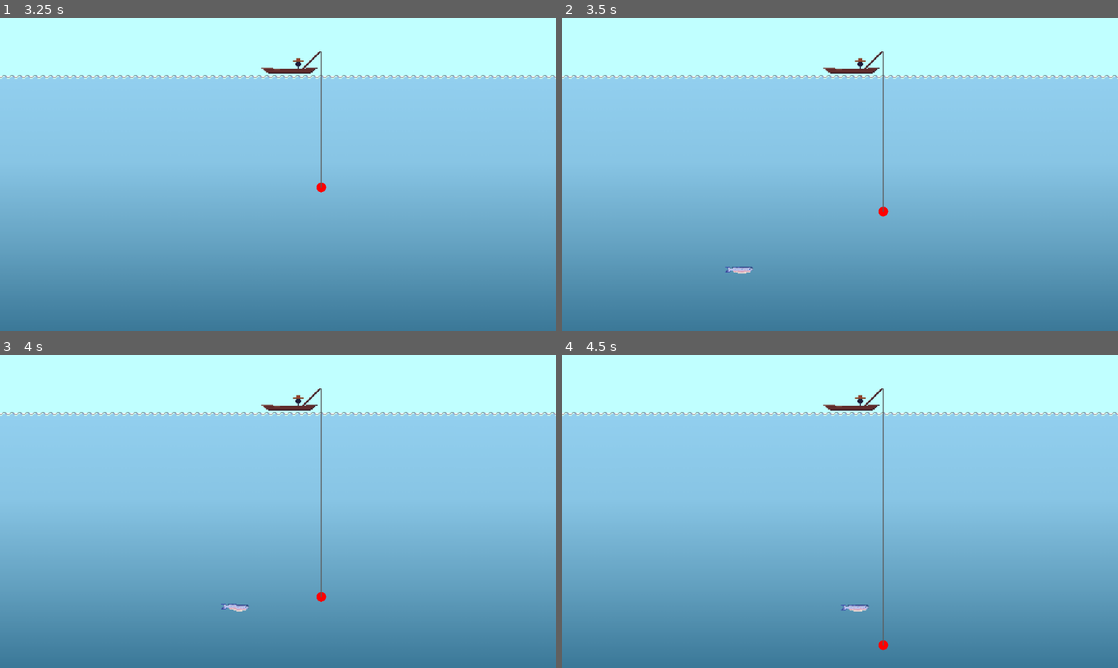
Above: before the commit, frames 1-4 (two rows, left to right).
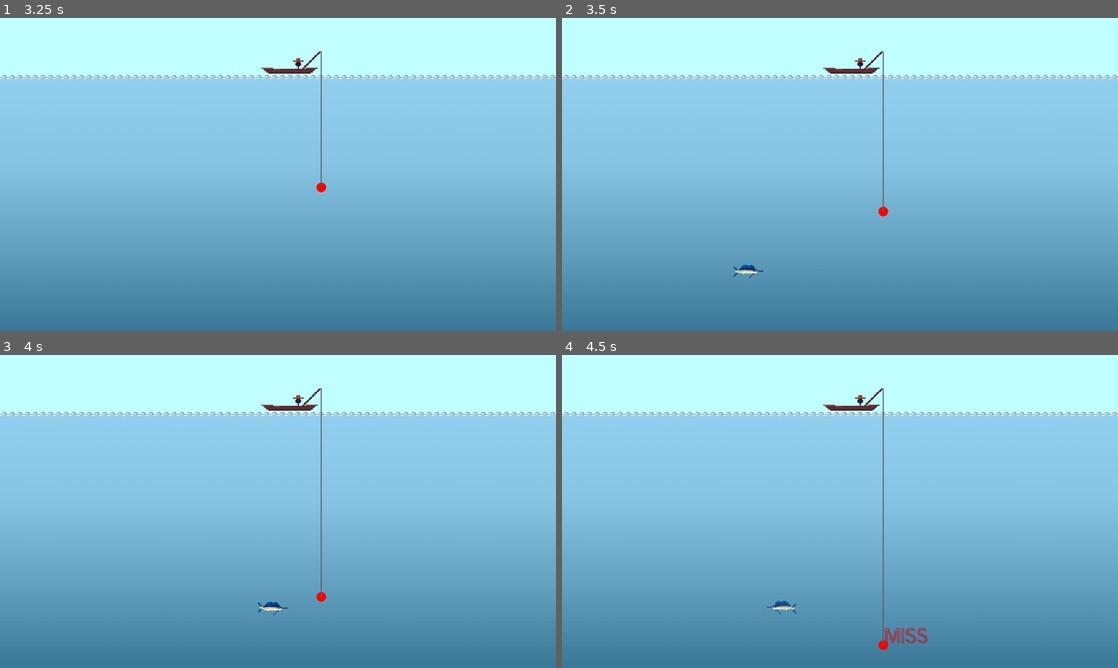
Above: after the commit, the same moments.

Repository: Gugaapo/fishing_game
Game: Godot game, scene res://scenes/main_menu.tscn
The game is run twice, just before and just after one commit, with the same random seed, the same clock (stepped at 60 frames per second) and the same inputs.
Inputs:
- Up to frame 1 (3.25 s): click "Events" at 0.5 s; click "Sail here" at 1.25 s; tap Enter (ui_accept) at 2, 2.27, 3.02 s; hold Right (ui_right) 2.03-2.78 s; tap Z (fish) at 2.1, 3.05 s; tap P at 2.3, 2.85 s; hold Left (ui_left) from 2.78 s (still down)
- Up to frame 2 (3.5 s): keep holding Left (ui_left)
- Up to frame 3 (4 s): release Left (ui_left) at 3.53 s; hold Right (ui_right) from 3.53 s (still down); tap Z (fish) at 3.6 s; tap P at 3.8 s
- Up to frame 4 (4.5 s): keep holding Right (ui_right); tap P at 4.35 s

Frame 1 is identical in both runs. In frame 2, 0.1% of the frame differs, in the area x 29-37%, y 78-84%; in frame 3, 0.2%; in frame 4, 0.4%, in the area x 36-66%, y 78-93%.

Commit message:
its working

Diff:
--- a/scenes/Events_scene/events.tscn
+++ b/scenes/Events_scene/events.tscn
@@ -3,8 +3,6 @@
 [ext_resource type="Texture2D" uid="uid://bxfu7j2rg5g1i" path="res://assets/sprites/MapaPathBase.png" id="1_d7p07"]
 [ext_resource type="Script" path="res://scripts/event_scripts/events.gd" id="1_qsv4e"]
 [ext_resource type="PackedScene" uid="uid://eji6itgxjv8m" path="res://scenes/Events_scene/EventSelectionNode.tscn" id="3_8x6dj"]
-[ext_resource type="PackedScene" path="res://scenes/pause_menu.tscn" id="4_pause"]
-
 [node name="Events" type="Node2D" node_paths=PackedStringArray("search_roots")]
 script = ExtResource("1_qsv4e")
 search_roots = [NodePath("Root"), NodePath("Root2"), NodePath("Root3")]
@@ -36,12 +34,3 @@
 offset_right = 196.0
 offset_bottom = -218.0
 scale = Vector2(3.12398, 3.12398)
-
-[node name="PauseMenu" parent="." instance=ExtResource("4_pause")]
-layout_mode = 1
-offset_left = 70.0
-offset_top = 44.0
-offset_right = 70.0
-offset_bottom = 44.0
-grow_horizontal = 2
-grow_vertical = 2
--- a/scenes/fishing_scene/debug_scene.tscn
+++ b/scenes/fishing_scene/debug_scene.tscn
@@ -1,14 +1,15 @@
-[gd_scene load_steps=13 format=3 uid="uid://cfd2yhkg7texu"]
+[gd_scene load_steps=14 format=3 uid="uid://cfd2yhkg7texu"]
 
 [ext_resource type="Script" path="res://scripts/fishing_scripts/debug_scene_controller.gd" id="1_script"]
 [ext_resource type="Texture2D" uid="uid://bfyc7ntifu2f7" path="res://assets/brackeys_platformer_assets/sprites/world_tileset.png" id="2_xpaf7"]
 [ext_resource type="Script" path="res://scripts/fishing_scripts/FishSpawner.gd" id="3_n6o05"]
-[ext_resource type="PackedScene" uid="uid://bmyu20jeonx3a" path="res://scenes/fishing_scene/fishes/fish_baiacu.tscn" id="4_23wvb"]
+[ext_resource type="PackedScene" uid="uid://b0p1j4pm1s36b" path="res://scenes/fishing_scene/fishes/fish_baiacu.tscn" id="4_23wvb"]
 [ext_resource type="PackedScene" uid="uid://cdnqtebfupj62" path="res://scenes/fishing_scene/boat.tscn" id="5_8rwe7"]
 [ext_resource type="Texture2D" uid="uid://c57ixg36kb8qw" path="res://assets/gradients/gradient.png" id="6_2m4ej"]
+[ext_resource type="PackedScene" uid="uid://bdiusbl1svca8" path="res://scenes/fishing_scene/fishes/fish_espadim.tscn" id="6_2ro5x"]
+[ext_resource type="PackedScene" uid="uid://ddt53s3nxevem" path="res://scenes/fishing_scene/fishes/fish_anglerfish.tscn" id="7_q5ajs"]
 [ext_resource type="PackedScene" uid="uid://lpitcdo7x83b" path="res://scenes/fishing_scene/fishes/fish_sardine.tscn" id="7_sardine"]
 [ext_resource type="AudioStream" uid="uid://i0ajtculjn50" path="res://assets/music/Music_Theme1.wav" id="8_73ynf"]
-[ext_resource type="PackedScene" path="res://scenes/pause_menu.tscn" id="9_pause"]
 
 [sub_resource type="WorldBoundaryShape2D" id="WorldBoundaryShape2D_ttqpa"]
 distance = -11.0
@@ -186,8 +187,8 @@
 [node name="FishSpawner" type="Node2D" parent="."]
 position = Vector2(-1, 131)
 script = ExtResource("3_n6o05")
-fish_scenes = Array[PackedScene]([ExtResource("4_23wvb"), ExtResource("7_sardine")])
-spawn_weights = [2.0, 1.0]
+fish_scenes = Array[PackedScene]([ExtResource("4_23wvb"), ExtResource("7_sardine"), ExtResource("7_q5ajs"), ExtResource("6_2ro5x")])
+spawn_weights = [1.0, 1.0, 1.0, 1.0]
 count = 15
 area_size = Vector2(300, 200)
 
@@ -201,8 +202,3 @@
 [node name="AudioStreamPlayer2D" type="AudioStreamPlayer2D" parent="."]
 stream = ExtResource("8_73ynf")
 autoplay = true
-
-[node name="PauseMenu" parent="." instance=ExtResource("9_pause")]
-layout_mode = 1
-grow_horizontal = 2
-grow_vertical = 2
--- a/scenes/fishing_scene/fishes/fish_anglerfish.tscn
+++ b/scenes/fishing_scene/fishes/fish_anglerfish.tscn
@@ -1,3 +1,44 @@
-[gd_scene format=3 uid="uid://dvh2r78wa5ial"]
+[gd_scene load_steps=7 format=3 uid="uid://ddt53s3nxevem"]
 
-[node name="FishEspadim" type="Node2D"]
+[ext_resource type="Texture2D" uid="uid://b0o3oaadfaw0w" path="res://assets/sprites/anglerfish_spritesheet.png" id="1_60ox8"]
+[ext_resource type="Script" path="res://scripts/fishing_scripts/fish_anglerfish.gd" id="1_g1i2u"]
+
+[sub_resource type="AtlasTexture" id="AtlasTexture_ocxyi"]
+atlas = ExtResource("1_60ox8")
+region = Rect2(0, 0, 32, 32)
+
+[sub_resource type="AtlasTexture" id="AtlasTexture_wsrwp"]
+atlas = ExtResource("1_60ox8")
+region = Rect2(32, 0, 32, 32)
+
+[sub_resource type="SpriteFrames" id="SpriteFrames_oqeec"]
+animations = [{
+"frames": [{
+"duration": 1.0,
+"texture": SubResource("AtlasTexture_ocxyi")
+}, {
+"duration": 1.0,
+"texture": SubResource("AtlasTexture_wsrwp")
+}],
+"loop": true,
+"name": &"default",
+"speed": 5.0
+}]
+
+[sub_resource type="CircleShape2D" id="CircleShape2D_28775"]
+radius = 11.0
+
+[node name="FishAnglerfish" type="Node2D"]
+script = ExtResource("1_g1i2u")
+draw_hitbox = true
+
+[node name="AnimatedSprite2D" type="AnimatedSprite2D" parent="."]
+z_index = 2
+sprite_frames = SubResource("SpriteFrames_oqeec")
+autoplay = "default"
+
+[node name="Hitbox" type="Area2D" parent="AnimatedSprite2D"]
+
+[node name="CollisionShape2D" type="CollisionShape2D" parent="AnimatedSprite2D/Hitbox"]
+position = Vector2(-11, 3)
+shape = SubResource("CircleShape2D_28775")
--- a/scenes/fishing_scene/fishes/fish_baiacu.tscn
+++ b/scenes/fishing_scene/fishes/fish_baiacu.tscn
@@ -1,3 +1,56 @@
-[gd_scene format=3 uid="uid://bmyu20jeonx3a"]
+[gd_scene load_steps=9 format=3 uid="uid://b0p1j4pm1s36b"]
 
-[node name="FishEspadim" type="Node2D"]
+[ext_resource type="Script" path="res://scripts/fishing_scripts/fish_baiacu.gd" id="1_cu4ym"]
+[ext_resource type="Texture2D" uid="uid://1qjgaiywyyqh" path="res://assets/sprites/peixes.png" id="1_h8mfj"]
+
+[sub_resource type="AtlasTexture" id="AtlasTexture_jjuyn"]
+atlas = ExtResource("1_h8mfj")
+region = Rect2(0, 32, 32, 32)
+
+[sub_resource type="AtlasTexture" id="AtlasTexture_ljk8o"]
+atlas = ExtResource("1_h8mfj")
+region = Rect2(32, 32, 32, 32)
+
+[sub_resource type="AtlasTexture" id="AtlasTexture_ok4j0"]
+atlas = ExtResource("1_h8mfj")
+region = Rect2(64, 32, 32, 32)
+
+[sub_resource type="AtlasTexture" id="AtlasTexture_urxuk"]
+atlas = ExtResource("1_h8mfj")
+region = Rect2(96, 32, 32, 32)
+
+[sub_resource type="SpriteFrames" id="SpriteFrames_760vg"]
+animations = [{
+"frames": [{
+"duration": 1.0,
+"texture": SubResource("AtlasTexture_jjuyn")
+}, {
+"duration": 1.0,
+"texture": SubResource("AtlasTexture_ljk8o")
+}, {
+"duration": 1.0,
+"texture": SubResource("AtlasTexture_ok4j0")
+}, {
+"duration": 1.0,
+"texture": SubResource("AtlasTexture_urxuk")
+}],
+"loop": true,
+"name": &"default",
+"speed": 5.0
+}]
+
+[sub_resource type="CircleShape2D" id="CircleShape2D_8m1w3"]
+
+[node name="FishBaiacu" type="Node2D"]
+script = ExtResource("1_cu4ym")
+
+[node name="AnimatedSprite2D" type="AnimatedSprite2D" parent="."]
+z_index = 2
+sprite_frames = SubResource("SpriteFrames_760vg")
+autoplay = "default"
+
+[node name="Hitbox" type="Area2D" parent="AnimatedSprite2D"]
+
+[node name="CollisionShape2D" type="CollisionShape2D" parent="AnimatedSprite2D/Hitbox"]
+position = Vector2(-11, 4)
+shape = SubResource("CircleShape2D_8m1w3")
--- a/scenes/fishing_scene/fishes/fish_base.tscn
+++ b/scenes/fishing_scene/fishes/fish_base.tscn
@@ -45,6 +45,7 @@
 [node name="FishBase" type="Node2D"]
 z_index = 2
 script = ExtResource("1_x14wv")
+draw_hitbox = true
 
 [node name="AnimatedSprite2D" type="AnimatedSprite2D" parent="."]
 sprite_frames = SubResource("SpriteFrames_36fei")
--- a/scenes/fishing_scene/fishes/fish_espadim.tscn
+++ b/scenes/fishing_scene/fishes/fish_espadim.tscn
@@ -1,3 +1,57 @@
-[gd_scene format=3 uid="uid://cmuxta7lkybj5"]
+[gd_scene load_steps=9 format=3 uid="uid://bdiusbl1svca8"]
+
+[ext_resource type="Script" path="res://scripts/fishing_scripts/fish_espadim.gd" id="1_1725d"]
+[ext_resource type="Texture2D" uid="uid://wvpd4b1q3ph1" path="res://assets/sprites/spadim_spretesheet.png" id="1_xkqfe"]
+
+[sub_resource type="AtlasTexture" id="AtlasTexture_tcbw3"]
+atlas = ExtResource("1_xkqfe")
+region = Rect2(0, 0, 32, 32)
+
+[sub_resource type="AtlasTexture" id="AtlasTexture_rqavp"]
+atlas = ExtResource("1_xkqfe")
+region = Rect2(32, 0, 32, 32)
+
+[sub_resource type="AtlasTexture" id="AtlasTexture_4ieam"]
+atlas = ExtResource("1_xkqfe")
+region = Rect2(64, 0, 32, 32)
+
+[sub_resource type="AtlasTexture" id="AtlasTexture_m0jie"]
+atlas = ExtResource("1_xkqfe")
+region = Rect2(96, 0, 32, 32)
+
+[sub_resource type="SpriteFrames" id="SpriteFrames_1p2pn"]
+animations = [{
+"frames": [{
+"duration": 1.0,
+"texture": SubResource("AtlasTexture_tcbw3")
+}, {
+"duration": 1.0,
+"texture": SubResource("AtlasTexture_rqavp")
+}, {
+"duration": 1.0,
+"texture": SubResource("AtlasTexture_4ieam")
+}, {
+"duration": 1.0,
+"texture": SubResource("AtlasTexture_m0jie")
+}],
+"loop": true,
+"name": &"default",
+"speed": 5.0
+}]
+
+[sub_resource type="CircleShape2D" id="CircleShape2D_kl2cy"]
 
 [node name="FishEspadim" type="Node2D"]
+script = ExtResource("1_1725d")
+
+[node name="AnimatedSprite2D" type="AnimatedSprite2D" parent="."]
+z_index = 2
+sprite_frames = SubResource("SpriteFrames_1p2pn")
+autoplay = "default"
+frame_progress = 0.109255
+
+[node name="Hitbox" type="Area2D" parent="AnimatedSprite2D"]
+
+[node name="CollisionShape2D" type="CollisionShape2D" parent="AnimatedSprite2D/Hitbox"]
+position = Vector2(-11, 0)
+shape = SubResource("CircleShape2D_kl2cy")
--- a/scenes/game.tscn
+++ b/scenes/game.tscn
@@ -2,8 +2,6 @@
 
 [ext_resource type="Script" path="res://scripts/game_controller.gd" id="1_script"]
 [ext_resource type="PackedScene" uid="uid://cdnqtebfupj62" path="res://scenes/fishing_scene/boat.tscn" id="2_boat"]
-[ext_resource type="PackedScene" uid="uid://bqxvhqxqxqxqx" path="res://scenes/pause_menu.tscn" id="3_pause"]
-
 [node name="Game" type="Control"]
 layout_mode = 3
 anchors_preset = 15
@@ -12,9 +10,3 @@
 script = ExtResource("1_script")
 
 [node name="FishingScene" parent="." instance=ExtResource("1_boat")]
-
-[node name="PauseMenu" parent="." instance=ExtResource("3_pause")]
-layout_mode = 1
-anchors_preset = 15
-anchor_right = 1.0
-anchor_bottom = 1.0
--- a/scenes/main_menu.tscn
+++ b/scenes/main_menu.tscn
@@ -1,21 +1,23 @@
-[gd_scene load_steps=3 format=3 uid="uid://bqxvhqxqxqxqx"]
+[gd_scene load_steps=2 format=3 uid="uid://bqxvhqxqxqxqx"]
 
 [ext_resource type="Script" path="res://scripts/menu_scripts/main_menu.gd" id="1_0x0x0"]
-[ext_resource type="Theme" uid="uid://bqxvhqxqxqxqx" path="res://assets/fantasy_pixelart_ui/theme.tres" id="2_0x0x0"]
 
 [node name="MainMenu" type="Control"]
 layout_mode = 3
 anchors_preset = 15
 anchor_right = 1.0
 anchor_bottom = 1.0
+grow_horizontal = 2
+grow_vertical = 2
 script = ExtResource("1_0x0x0")
-theme = ExtResource("2_0x0x0")
 
 [node name="Background" type="ColorRect" parent="."]
 layout_mode = 1
 anchors_preset = 15
 anchor_right = 1.0
 anchor_bottom = 1.0
+grow_horizontal = 2
+grow_vertical = 2
 color = Color(0.2, 0.4, 0.8, 1)
 
 [node name="VBoxContainer" type="VBoxContainer" parent="."]
@@ -29,6 +31,8 @@
 offset_top = -100.0
 offset_right = 100.0
 offset_bottom = 100.0
+grow_horizontal = 2
+grow_vertical = 2
 
 [node name="Title" type="Label" parent="VBoxContainer"]
 layout_mode = 2
--- a/scenes/pause_menu.tscn
+++ b/scenes/pause_menu.tscn
@@ -1,21 +1,23 @@
-[gd_scene load_steps=3 format=3 uid="uid://bqxvhqxqxqxqx"]
+[gd_scene load_steps=2 format=3 uid="uid://34xy7bmhqtgp"]
 
 [ext_resource type="Script" path="res://scripts/menu_scripts/pause_menu.gd" id="1_0x0x0"]
-[ext_resource type="Theme" uid="uid://bqxvhqxqxqxqx" path="res://assets/fantasy_pixelart_ui/theme.tres" id="2_0x0x0"]
 
 [node name="PauseMenu" type="Control"]
 layout_mode = 3
 anchors_preset = 15
 anchor_right = 1.0
 anchor_bottom = 1.0
+grow_horizontal = 2
+grow_vertical = 2
 script = ExtResource("1_0x0x0")
-theme = ExtResource("2_0x0x0")
 
 [node name="Background" type="ColorRect" parent="."]
 layout_mode = 1
 anchors_preset = 15
 anchor_right = 1.0
 anchor_bottom = 1.0
+grow_horizontal = 2
+grow_vertical = 2
 color = Color(0, 0, 0, 0.3)
 
 [node name="Panel" type="Panel" parent="."]
@@ -29,6 +31,8 @@
 offset_top = -140.0
 offset_right = 140.0
 offset_bottom = 140.0
+grow_horizontal = 2
+grow_vertical = 2
 
 [node name="VBoxContainer" type="VBoxContainer" parent="."]
 layout_mode = 1
@@ -41,6 +45,8 @@
 offset_top = -120.0
 offset_right = 120.0
 offset_bottom = 120.0
+grow_horizontal = 2
+grow_vertical = 2
 
 [node name="Title" type="Label" parent="VBoxContainer"]
 layout_mode = 2
--- a/scripts/fishing_scripts/debug_scene_controller.gd
+++ b/scripts/fishing_scripts/debug_scene_controller.gd
@@ -1,18 +1,12 @@
 extends Control
 
 func _ready():
-	# Set up the pause menu to know which scene it came from
-	var pause_menu = $PauseMenu
-	if pause_menu:
-		pause_menu.set_game_scene("res://scenes/fishing_scene/debug_scene.tscn")
-
 	# Ensure this control can receive input events
 	mouse_filter = Control.MOUSE_FILTER_IGNORE
 	# Make sure input events are processed
 	set_process_input(true)
 
 	print("Debug scene controller ready")
-	print("Pause menu found: ", pause_menu != null)
 
 	# Debug scene tree structure (temporarily disabled to prevent crashes)
 	# print("Scene tree structure:")
@@ -45,13 +39,6 @@
 		else:
 			print("ESC action NOT detected for keycode: ", event.keycode)
 
-	# Forward input events to the pause menu if it exists
-	var pause_menu = $PauseMenu
-	if pause_menu and pause_menu.has_method("_input"):
-		pause_menu._input(event)
-
 	# Test with P key as well
 	if event is InputEventKey and event.pressed and event.keycode == KEY_P:
 		print("P key pressed in debug scene controller")
-		if pause_menu:
-			pause_menu._input(event)
--- /dev/null
+++ b/scripts/fishing_scripts/fish_anglerfish.gd
@@ -0,0 +1,13 @@
+extends FishBase
+
+func _ready():
+	# Override default values for baiacu
+	speed = 40.0  # Baiacu is slower than basic fish
+	amplitude = 450.0  # Smaller movement range
+	random_speed_range = Vector2(0.85, 1.15)  # More variation for baiacu
+	value = 50  # Baiacu fish are worth 25 points (rarer, more valuable)
+	lifetime = 35.0  # Baiacu fish stay on screen longer (35 seconds)
+	catch_chance = 0.3  # Baiacu fish have 50% catch chance (harder to catch)
+	flee_duration = 6.0  # Baiacu fish fade out in 4 seconds (slower, more dramatic)
+
+	super._ready()
--- a/scripts/fishing_scripts/fish_baiacu.gd
+++ b/scripts/fishing_scripts/fish_baiacu.gd
@@ -9,5 +9,5 @@
 	lifetime = 35.0  # Baiacu fish stay on screen longer (35 seconds)
 	catch_chance = 0.5  # Baiacu fish have 50% catch chance (harder to catch)
 	flee_duration = 4.0  # Baiacu fish fade out in 4 seconds (slower, more dramatic)
-
+	draw_hitbox = true
 	super._ready()
--- /dev/null
+++ b/scripts/fishing_scripts/fish_espadim.gd
@@ -0,0 +1,13 @@
+extends FishBase
+
+func _ready():
+	# Override default values for Espadim
+	speed = 180.0  # Espadim is slower than basic fish
+	amplitude = 450.0  # Smaller movement range
+	random_speed_range = Vector2(0.85, 1.15)  # More variation for baiacu
+	value = 75  # Espadim fish are worth 25 points (rarer, more valuable)
+	lifetime = 35.0  # Espadim fish stay on screen longer (35 seconds)
+	catch_chance = 0.3  # Espadim fish have 50% catch chance (harder to catch)
+	flee_duration = 2.0  # Espadim fish fade out in 4 seconds (slower, more dramatic)
+
+	super._ready()
--- a/scripts/game_controller.gd
+++ b/scripts/game_controller.gd
@@ -1,11 +1,6 @@
 extends Control
 
 func _ready():
-	# Set up the pause menu to know which scene it came from
-	var pause_menu = $PauseMenu
-	if pause_menu:
-		pause_menu.set_game_scene("res://scenes/game.tscn")
-
 	# Set up the fishing scene
 	var fishing_scene = $FishingScene
 	if fishing_scene:
--- a/scripts/menu_scripts/pause_menu.gd
+++ /dev/null
@@ -1,112 +0,0 @@
-extends Control
-
-var game_scene: String = ""
-
-func _ready():
-	# Connect button signals
-	$VBoxContainer/ResumeButton.pressed.connect(_on_resume_pressed)
-	$VBoxContainer/SettingsButton.pressed.connect(_on_settings_pressed)
-	$VBoxContainer/ToMenuButton.pressed.connect(_on_to_menu_pressed)
-
-	# Hide the pause menu initially
-	visible = false
-
-	# Process mode should be set to stop when paused
-	process_mode = Node.PROCESS_MODE_WHEN_PAUSED
-
-	# Make sure the pause menu is on top
-	z_index = 1000
-
-	# Ensure the pause menu can receive input events
-	mouse_filter = Control.MOUSE_FILTER_IGNORE
-
-	print("Pause menu initialized and ready")
-	print("Pause menu process mode: ", process_mode)
-	print("Pause menu mouse filter: ", mouse_filter)
-
-func _input(event):
-	print("Pause menu received input event: ", event)
-
-	# Debug ESC action detection
-	if event.is_action_pressed("ui_cancel"):
-		print("ESC action detected in pause menu!")
-		print("ESC key pressed, pause menu visible: ", visible)
-		if visible:
-			_resume_game()
-		else:
-			_pause_game()
-	elif event.is_action_pressed("escape"):
-		print("Escape action detected in pause menu!")
-		print("Escape key pressed, pause menu visible: ", visible)
-		if visible:
-			_resume_game()
-		else:
-			_pause_game()
-	# Handle P key as well
-	elif event is InputEventKey and event.pressed and event.keycode == KEY_P:
-		print("P key pressed, pause menu visible: ", visible)
-		if visible:
-			_resume_game()
-		else:
-			_pause_game()
-	# Also check for ESC keycode directly
-	elif event is InputEventKey and event.pressed and event.keycode == 4194305:
-		print("ESC keycode detected directly in pause menu!")
-		print("ESC key pressed, pause menu visible: ", visible)
-		if visible:
-			_resume_game()
-		else:
-			_pause_game()
-
-func _unhandled_input(event):
-	print("Pause menu received unhandled input event: ", event)
-	if event.is_action_pressed("ui_cancel"): # ESC key
-		print("ESC key pressed (unhandled), pause menu visible: ", visible)
-		if visible:
-			_resume_game()
-		else:
-			_pause_game()
-
-func _pause_game():
-	print("Pausing game...")
-	print("Before pause - visible: ", visible, ", tree paused: ", get_tree().paused)
-	visible = true
-	get_tree().paused = true
-	# Capture input when paused
-	mouse_filter = Control.MOUSE_FILTER_STOP
-	print("After pause - visible: ", visible, ", tree paused: ", get_tree().paused, ", mouse filter: ", mouse_filter)
-	print("Game paused successfully")
-
-func _resume_game():
-	print("Resuming game...")
-	visible = false
-	get_tree().paused = false
-	# Release input when resumed
-	mouse_filter = Control.MOUSE_FILTER_IGNORE
-	print("Game resumed successfully")
-
-func _on_resume_pressed():
-	_resume_game()
-
-func _on_settings_pressed():
-	# Open settings and remember we came from pause menu
-	var settings_scene = preload("res://scenes/settings.tscn")
-	var settings_instance = settings_scene.instantiate()
-
-	# Set the previous scene to the current game scene
-	if game_scene != "":
-		settings_instance.set_previous_scene(game_scene)
-	else:
-		settings_instance.set_previous_scene("res://scenes/pause_menu.tscn")
-
-	# Add settings as child and show it
-	add_child(settings_instance)
-	settings_instance.visible = true
-
-func _on_to_menu_pressed():
-	# Unpause and go to main menu
-	get_tree().paused = false
-	get_tree().change_scene_to_file("res://scenes/main_menu.tscn")
-
-func set_game_scene(scene_path: String):
-	game_scene = scene_path
Not shown: 1 places in scenes/pause_menu.tscn that only renumber resources
Not shown: 1 places in scenes/settings.tscn that only renumber resources
